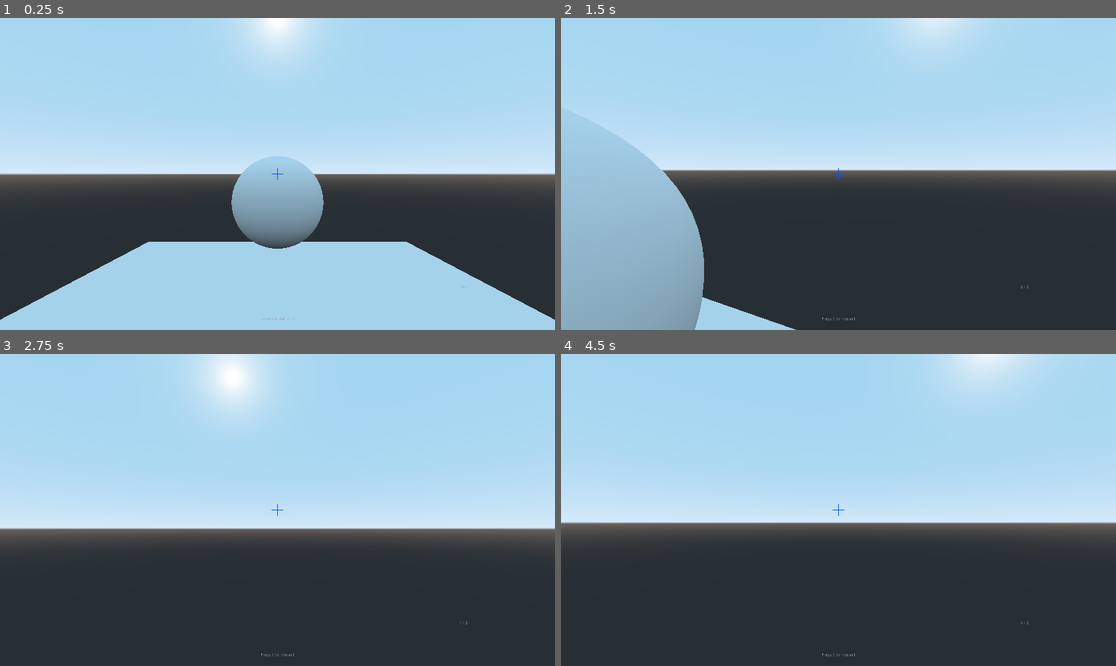
Above: before the commit, frames 1-4 (two rows, left to right).
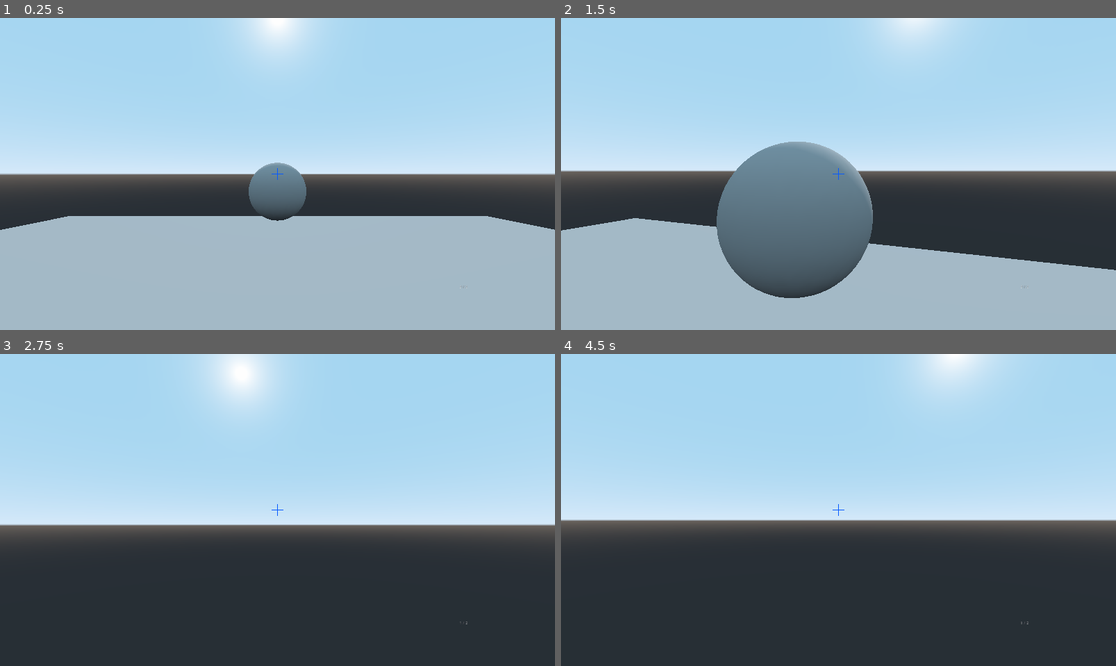
Above: after the commit, the same moments.

Repository: TheNoobBOBXD/Game2021
Game: Godot game, scene res://Scenes/World.tscn
Two runs of this game, one before a commit and one after it. Both use one fixed random seed, a clock stepped at 60 frames per second and the inputs below.
Inputs (mouse positions are in pixels of both pictures, inside the frame that each line leads up to):
- Up to frame 1 (0.25 s): no input
- Up to frame 2 (1.5 s): tap E (Interact) at 0.5, 0.6, 1.25, 1.35 s; move the mouse to (866, 174) at 0.52 s; hold W (move_forward) from 0.53 s (still down); tap Space (jump) at 0.77 s; move the mouse to (810, 174) at 1.27 s
- Up to frame 3 (2.75 s): keep holding W (move_forward); tap Space (jump) at 1.52 s; tap E (Interact) at 2, 2.3 s; move the mouse to (288, 503) at 2.02 s; click (288, 503) at 2.1 s
- Up to frame 4 (4.5 s): keep holding W (move_forward); tap E (Interact) at 2.75, 2.85, 3.5, 3.6, 4.25 s; move the mouse to (832, 516) at 2.77 s; tap Space (jump) at 3.02, 3.77 s; move the mouse to (877, 513) at 3.52 s; move the mouse to (794, 506) at 4.27 s; click (794, 506) at 4.35 s

The runs differ from the first frame. In frame 1, 39% of the frame differs, in the area x 0-100%, y 44-100%; in frame 2, 36%; in frame 3, 1.6%; in frame 4, 1.9%.

Commit message:
AddedButtonandLightWorking
This is lit, comebacktothisifstuck

Diff:
--- a/PrisonEscape3D/Interactable/Interactable.gd
+++ b/PrisonEscape3D/Interactable/Interactable.gd
@@ -6,4 +6,4 @@
 	return "Interact"
 
 func interact():
-	print("Interacted with $s" % name)
+	print("Interacted with %s" % name)
--- /dev/null
+++ b/PrisonEscape3D/Interactable/InteractableLightSwitch.gd
@@ -0,0 +1,23 @@
+
+extends Interactable
+
+export var light : NodePath
+export var on_by_default = true
+export var energy_when_on = 1
+export var energy_when_off = 0
+
+onready var light_node = get_node(light)
+onready var on = on_by_default
+
+func _ready():
+	set_light_energy()
+
+func get_interaction_text():
+	return "Switch Light Off" if on else "Switch Light On"
+
+func interact():
+	on = !on
+	set_light_energy()
+
+func set_light_energy():
+	light_node.set_param(Light.PARAM_ENERGY, energy_when_on if on else energy_when_off)
--- a/PrisonEscape3D/Player/FPSscript.gd
+++ b/PrisonEscape3D/Player/FPSscript.gd
@@ -4,7 +4,7 @@
 export var acceleration = 5
 export var gravity = 0.98
 export var jump_power = 30
-export var mouse_sensitivity = 0.25
+export var mouse_sensitivity = 0.2
 
 
 onready var head = $Head
--- a/PrisonEscape3D/Player/Interaction.gd
+++ b/PrisonEscape3D/Player/Interaction.gd
@@ -1,14 +1,32 @@
 extends RayCast
 
+var current_collider
 
-var current_collider
-onready var interaction_label = get_node("/root/World/UI/InteractionLabel"
-)
+onready var interaction_label = get_node("/root/World/UI/InteractionLabel")
+
+func _ready():
+	set_interaction_text("")
+
 func _process(delta):
 	var collider = get_collider()
 
 	if is_colliding() and collider is Interactable:
 		if current_collider != collider:
+			set_interaction_text(collider.get_interaction_text())
 			current_collider = collider
+
+		if Input.is_action_just_pressed("Interact"):
+			collider.interact()
+			set_interaction_text(collider.get_interaction_text())
 	elif current_collider:
 		current_collider = null
+		set_interaction_text("")
+
+func set_interaction_text(text):
+	if !text:
+		interaction_label.set_text("")
+		interaction_label.set_visible(false)
+	else:
+		var interact_key = OS.get_scancode_string(InputMap.get_action_list("Interact")[0].scancode)
+		interaction_label.set_text("Press %s to %s" % [interact_key, text])
+		interaction_label.set_visible(true)
--- a/PrisonEscape3D/Player/Player.tscn
+++ b/PrisonEscape3D/Player/Player.tscn
@@ -45,6 +45,9 @@
 cast_to = Vector3( 0, 0, -100 )
 
 [node name="InteractionRayCast" type="RayCast" parent="Head/Camera"]
+enabled = true
+cast_to = Vector3( 0, 0, -5 )
+collision_mask = 2
 script = ExtResource( 4 )
 
 [node name="Weapon" type="Node" parent="."]
--- a/PrisonEscape3D/Player/Shotgun.gd
+++ b/PrisonEscape3D/Player/Shotgun.gd
@@ -1,6 +1,6 @@
 extends Weapon
 
-export  var fire_range = 10
+export var fire_range = 12
 
 
 func _ready():
--- a/PrisonEscape3D/Scenes/World.tscn
+++ b/PrisonEscape3D/Scenes/World.tscn
@@ -1,15 +1,22 @@
-[gd_scene load_steps=6 format=2]
+[gd_scene load_steps=10 format=2]
 
 [ext_resource path="res://Player/Player.tscn" type="PackedScene" id=1]
+[ext_resource path="res://default_env.tres" type="Environment" id=2]
+[ext_resource path="res://Interactable/InteractableLightSwitch.gd" type="Script" id=3]
 
 [sub_resource type="CubeMesh" id=1]
 
 [sub_resource type="ConcavePolygonShape" id=2]
 data = PoolVector3Array( -1, 1, 1, 1, 1, 1, -1, -1, 1, 1, 1, 1, 1, -1, 1, -1, -1, 1, 1, 1, -1, -1, 1, -1, 1, -1, -1, -1 …(284 unchanged characters)…
 
-[sub_resource type="SphereMesh" id=3]
+[sub_resource type="SpatialMaterial" id=3]
+albedo_color = Color( 1, 0, 0, 1 )
 
-[sub_resource type="SphereShape" id=4]
+[sub_resource type="SphereMesh" id=4]
+
+[sub_resource type="SphereShape" id=5]
+
+[sub_resource type="CapsuleMesh" id=6]
 
 [node name="World" type="Spatial"]
 transform = Transform( 1.41337, 0, 0, 0, 1.41337, 0, 0, 0, 1.41337, 0, 0, 0 )
@@ -17,27 +24,91 @@
 [node name="Player" parent="." instance=ExtResource( 1 )]
 jump_power = 25
 
-[node name="Ground" type="MeshInstance" parent="."]
-transform = Transform( 4.33049, 0, 0, 0, 1, 0, 0, 0, 7.49283, 0, -2.66921, 0 )
+[node name="Groundbase" type="MeshInstance" parent="."]
+transform = Transform( 11.3026, 0, 0, 0, 1, 0, 0, 0, 14.3862, 0.0316729, -2.66921, 2.42335 )
 mesh = SubResource( 1 )
 material/0 = null
 
-[node name="StaticBody" type="StaticBody" parent="Ground"]
+[node name="StaticBody" type="StaticBody" parent="Groundbase"]
 
-[node name="CollisionShape" type="CollisionShape" parent="Ground/StaticBody"]
+[node name="CollisionShape" type="CollisionShape" parent="Groundbase/StaticBody"]
 shape = SubResource( 2 )
+
+[node name="Jumpplat" type="MeshInstance" parent="."]
+transform = Transform( 5.42524, 0, 0, 0, 1.92, 0, 0, 0, 2.58952, -0.707529, -2.10319, 11.8157 )
+mesh = SubResource( 1 )
+material/0 = null
+
+[node name="StaticBody" type="StaticBody" parent="Jumpplat"]
+
+[node name="CollisionShape" type="CollisionShape" parent="Jumpplat/StaticBody"]
+shape = SubResource( 2 )
+
+[node name="Wall cube" type="MeshInstance" parent="."]
+transform = Transform( 2.71262, 0, 0, 0, 1.92, 0, 0, 0, 2.58952, 2.05183, 1.44085, 11.8157 )
+mesh = SubResource( 1 )
+material/0 = null
+
+[node name="StaticBody" type="StaticBody" parent="Wall cube"]
+
+[node name="CollisionShape" type="CollisionShape" parent="Wall cube/StaticBody"]
+shape = SubResource( 2 )
+
+[node name="Button" type="MeshInstance" parent="."]
+transform = Transform( 0.589547, 0, 0, 0, 0.453779, 0, 0, 0, 0.194682, 0.779953, 0.278455, 9.09442 )
+mesh = SubResource( 1 )
+material/0 = SubResource( 3 )
+
+[node name="StaticBody" type="StaticBody" parent="Button"]
+transform = Transform( 1, 0, 0, 0, 1, 0, 0, 0, 1, 0, 0, 0 )
+collision_layer = 2
+script = ExtResource( 3 )
+light = NodePath("../../Lightbulb/SpotLight")
+on_by_default = false
+
+[node name="CollisionShape" type="CollisionShape" parent="Button/StaticBody"]
+shape = SubResource( 2 )
+
+[node name="Walkthroughwall" type="MeshInstance" parent="."]
+transform = Transform( 2.17009, 0, 0, 0, 6.048, 0, 0, 0, 0.207162, -8.5611, -0.829634, 9.69314 )
+mesh = SubResource( 1 )
+material/0 = null
 
 [node name="Enemy" type="StaticBody" parent="." groups=[
 "Enemies",
 ]]
-transform = Transform( 1, 0, 0, 0, 1, 0, 0, 0, 1, 0, 0, -4.9527 )
+transform = Transform( 1, 0, 0, 0, 1, 0, 0, 0, 1, 0, 0, -7.78281 )
 
 [node name="MeshInstance" type="MeshInstance" parent="Enemy"]
-mesh = SubResource( 3 )
+mesh = SubResource( 4 )
 material/0 = null
 
 [node name="CollisionShape" type="CollisionShape" parent="Enemy"]
-shape = SubResource( 4 )
+shape = SubResource( 5 )
+
+[node name="Enemy2" type="StaticBody" parent="." groups=[
+"Enemies",
+]]
+transform = Transform( 1, 0, 0, 0, 1, 0, 0, 0, 1, -8.49035, 0, -4.9527 )
+
+[node name="MeshInstance" type="MeshInstance" parent="Enemy2"]
+mesh = SubResource( 4 )
+material/0 = null
+
+[node name="CollisionShape" type="CollisionShape" parent="Enemy2"]
+shape = SubResource( 5 )
+
+[node name="Enemy3" type="StaticBody" parent="." groups=[
+"Enemies",
+]]
+transform = Transform( 1, 0, 0, 0, 1, 0, 0, 0, 1, 6.36776, 0, 11.3205 )
+
+[node name="MeshInstance" type="MeshInstance" parent="Enemy3"]
+mesh = SubResource( 4 )
+material/0 = null
+
+[node name="CollisionShape" type="CollisionShape" parent="Enemy3"]
+shape = SubResource( 5 )
 
 [node name="UI" type="Control" parent="."]
 anchor_right = 1.0
@@ -63,7 +134,39 @@
 anchor_top = 1.0
 anchor_right = 1.0
 anchor_bottom = 1.0
-margin_top = -75.0
+margin_top = -121.035
+margin_bottom = -46.0347
 text = "Press E to interact"
 align = 1
 valign = 1
+__meta__ = {
+"_edit_use_anchors_": false
+}
+
+[node name="Lightbulb" type="MeshInstance" parent="."]
+transform = Transform( 0.230184, 0, 0, 0, 0.533967, 0, 0, 0, 0.0946297, 0.869887, 2.89264, 8.66295 )
+mesh = SubResource( 6 )
+material/0 = null
+
+[node name="SpotLight" type="SpotLight" parent="Lightbulb"]
+transform = Transform( 3.07376, 0, 0, 0, -5.79194e-08, 1.32504, 0, -7.47682, -3.26822e-07, -0.321029, 0.296734, -0.779938 )
+spot_range = 22.2
+
+[node name="RedLightbulb" type="MeshInstance" parent="."]
+transform = Transform( 0.230184, 0, 0, 0, 0.533967, 0, 0, 0, 0.0946297, 6.5017, 2.89264, 11.8338 )
+mesh = SubResource( 6 )
+material/0 = null
+
+[node name="SpotLight" type="SpotLight" parent="RedLightbulb"]
+transform = Transform( 3.07376, 0, 0, 0, -5.79194e-08, 1.32504, 0, -7.47682, -3.26822e-07, -0.321028, 0.296734, -0.779945 )
+light_color = Color( 1, 0, 0, 1 )
+light_energy = 6.12
+spot_range = 8.9
+spot_angle = 32.4
+
+[node name="WorldEnvironment" type="WorldEnvironment" parent="."]
+environment = ExtResource( 2 )
+
+[node name="DirectionalLight" type="DirectionalLight" parent="WorldEnvironment"]
+transform = Transform( 1, 0, 0, 0, -0.866025, 0.5, 0, -0.5, -0.866025, -0.0294418, 3.05927, -117.709 )
+light_energy = 0.42
--- a/PrisonEscape3D/default_env.tres
+++ b/PrisonEscape3D/default_env.tres
@@ -5,3 +5,4 @@
 [resource]
 background_mode = 2
 background_sky = SubResource( 1 )
+ambient_light_energy = 0.42
